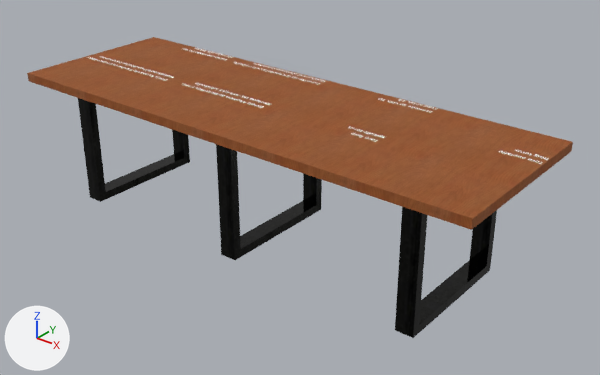
The glTF model symbols/vr/salas/geomSagrada8.glb as it was, and as the next commit left it.
Before and after are seen from a 50 mm lens placed at (2.74, -5.17, 2.31), pointed at (0.15, -1.93, 0.3). The lights are fixed; the arrows at lower left show +X, +Y and +Z. Where no turn or scale is listed for an object, it has been applied to the vertices. Vertices at the same position are counted once.

Script lines for the objects in view, before the commit:
```python
ob_composant_1_001 = bpy.data.objects.new('Composant#1.001', me_mesh_2)
ob_composant_1_001.location = (0.0, 0.0, 0.0)
ob_estrela_merkaba = bpy.data.objects.new('Estrela Merkaba ', me_mesh_7)
ob_estrela_merkaba.location = (0.0, 0.0, 0.0)
ob_estrela_merkaba__1 = bpy.data.objects.new('Estrela Merkaba #1', me_mesh_8)
ob_estrela_merkaba__1.location = (0.0, 0.0, 0.0)
ob_estrela_merkaba__2 = bpy.data.objects.new('Estrela Merkaba #2', me_mesh_9)
ob_estrela_merkaba__2.location = (0.0, 0.0, 0.0)
ob_estrela_merkaba__3 = bpy.data.objects.new('Estrela Merkaba #3', me_mesh_10)
ob_estrela_merkaba__3.location = (0.0, 0.0, 0.0)
ob_semente_da_vida = bpy.data.objects.new('Semente da vida ', me_mesh_4)
ob_semente_da_vida.location = (0.0, 0.0, 0.0)
ob_toro_fuso_spindl = bpy.data.objects.new('Toro fuso Spindl', me_mesh_6)
ob_toro_fuso_spindl.location = (0.0, 0.0, 0.0)
# also in view: 'Composant#1.002' at (1.12, -1.99, 0.36); 'Composant#1' at (-1.12, -1.99, 0.36); 'Mesh_0' at (0.0, -1.99, 0.75)
```
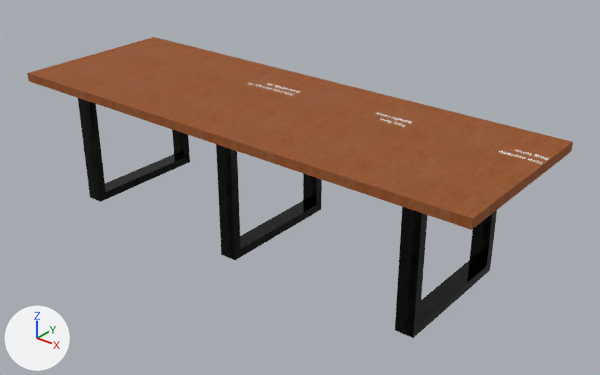
Changed parts and their boxes [x1, y1, x2, y2] in the pictures (600 x 375 px):
'Estrela Merkaba ', deleted
    before: [183, 83, 270, 108]
'Semente da vida ', mesh moved
    before: [378, 99, 438, 113]
    after: [248, 83, 300, 96]
'Estrela Merkaba #2', deleted
    before: [88, 56, 174, 81]
'Toro fuso Spindl', mesh moved
    before: [349, 127, 385, 142]
    after: [377, 113, 411, 127]
'Estrela Merkaba #1', deleted
    before: [233, 62, 324, 85]
'Estrela Merkaba #3', deleted
    before: [187, 48, 233, 60]

The change, as a list of edits to the scene's bpy script:
```text
Change me_mesh_4:
    where me_mesh_4.from_pydata(...)  # 1525 vertices, 1495 faces; spans x 0.405..0.733, y -1.582..-1.497, z 0.771
    used by ob_semente_da_vida; location = (0.0, 0.0, 0.0)
    me_mesh_4 part 1: the whole mesh is moved by (-0.73, -0.244, 0.0)
Change me_mesh_6:
    where me_mesh_6.from_pydata(...)  # 1028 vertices, 1000 faces; spans x 0.517..0.734, y -2.083..-1.99, z 0.771
    used by ob_toro_fuso_spindl; location = (0.0, 0.0, 0.0)
    me_mesh_6 part 2: the whole mesh is moved by (0.0, 0.249, 0.0)
Remove ob_estrela_merkaba:
    ob_estrela_merkaba = bpy.data.objects.new('Estrela Merkaba ', me_mesh_7)
    ob_estrela_merkaba.location = (0.0, 0.0, 0.0)
Remove ob_estrela_merkaba__1:
    ob_estrela_merkaba__1 = bpy.data.objects.new('Estrela Merkaba #1', me_mesh_8)
    ob_estrela_merkaba__1.location = (0.0, 0.0, 0.0)
Remove ob_estrela_merkaba__2:
    ob_estrela_merkaba__2 = bpy.data.objects.new('Estrela Merkaba #2', me_mesh_9)
    ob_estrela_merkaba__2.location = (0.0, 0.0, 0.0)
Remove ob_estrela_merkaba__3:
    ob_estrela_merkaba__3 = bpy.data.objects.new('Estrela Merkaba #3', me_mesh_10)
    ob_estrela_merkaba__3.location = (0.0, 0.0, 0.0)
```
